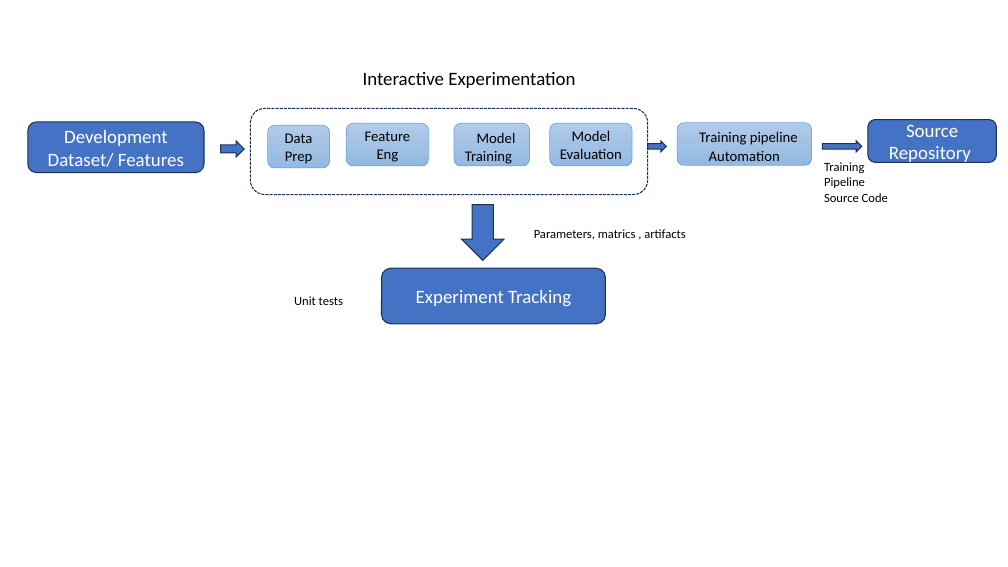
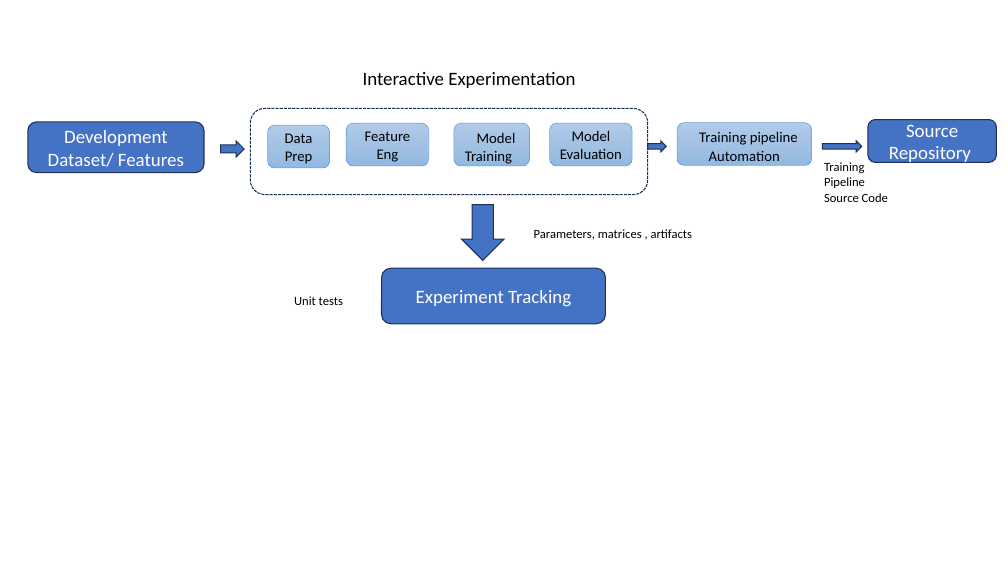
Before and after one commit to Jatin140/AIDCORE, a slide deck: slide 2 of Design_Docs/Planning-Diagram.pptx. Drawn at 1008x567 pixels with LibreOffice and Linux fonts; fonts in the diff are those of the drawing. Boxes give left, top, right and bottom in pixels: in the first picture for what was removed or moved away, otherwise in the second. Text is boxed around its words. In the diff, an @@ line names an element or a change of style, - is before the commit and + after.

```diff
--- a/Design_Docs/Planning-Diagram.pptx
+++ b/Design_Docs/Planning-Diagram.pptx
@@ text at (x1=534, y1=229, x2=692, y2=239): text changed @@
-Parameters, matrics , artifacts
+Parameters, matrices , artifacts
```
Also in this commit, not shown: 2 other files.
